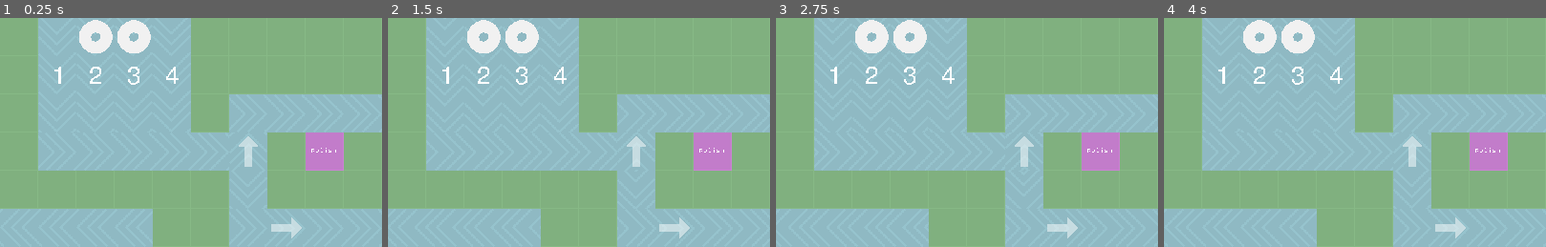
Above: before the commit, frames 1-4 (left to right).
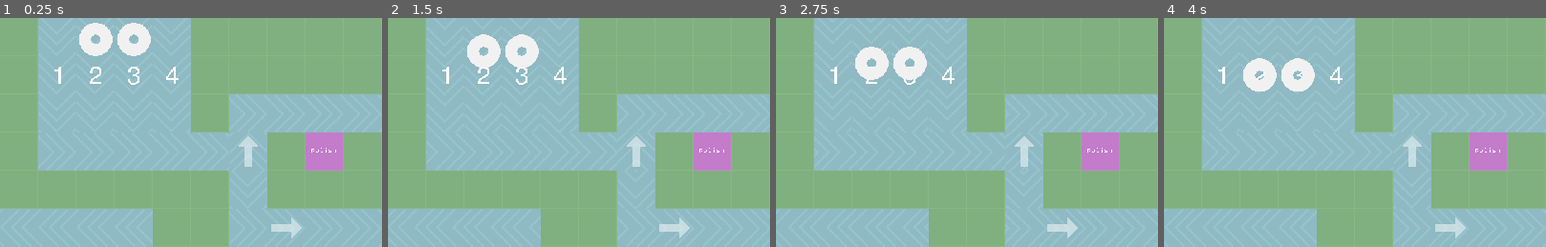
Above: after the commit, the same moments.

Repository: strawstack/CatCascade
Game: Godot game, scene res://main.tscn
Two runs of this game, one before a commit and one after it. Both use one fixed random seed, a clock stepped at 60 frames per second and the inputs below.
Inputs:
- Up to frame 1 (0.25 s): no input
- Up to frame 2 (1.5 s): tap 1 (1) at 0.6 s; tap 2 (2) at 0.8, 1.35 s
- Up to frame 3 (2.75 s): tap 3 (3) at 1.55, 2.1 s; tap 4 (4) at 2.3 s
- Up to frame 4 (4 s): tap 4 (4) at 2.85 s; tap A (a) at 3.05, 3.6 s; tap D (d) at 3.8 s
The pictures show only the part of the screen within x 0-50%, y 0-50%; the shares and areas given below are measured in that part.

The runs differ from the first frame. In frame 1, 0.5% of the frame differs, in the area x 20-40%, y 0-17%; in frame 2, 2.3%; in frame 3, 3.1%; in frame 4, 3.5%, in the area x 20-40%, y 0-33%.

Commit message:
working float algo with one bug logged to README. debug spawn timer added to test multiple tubes

Diff:
--- a/LudumDare53/GameController.gd
+++ b/LudumDare53/GameController.gd
@@ -3,10 +3,10 @@
 var tubeScene = load("res://tube.tscn")
 
 var waterTileNumToFacingLookup = {
-	7: Vector2(0, -1),
-	8: Vector2(1, 0),
-	5: Vector2(0, 1),
-	6: Vector2(-1, 0),
+	7: Vector2(0, -1), # up
+	8: Vector2(1, 0),  # right
+	5: Vector2(0, 1),  # down
+	6: Vector2(-1, 0), # left
 }
 
 var switchState = {
@@ -58,6 +58,8 @@
 	"f": [180, 270],
 }
 
+var tileVecHashToSwitchLetter = {}
+
 var tubeSpawnLocations = []
 
 # starting from endMarker tile contains pointers to previous tiles
@@ -85,6 +87,10 @@
 	switches["d"] = $switches/dSwitch
 	switches["f"] = $switches/fSwitch
 
+	for s in switches:
+		var switchTileVecHash = hashTile(posToTile(switches[s].position))
+		tileVecHashToSwitchLetter[switchTileVecHash] = switches[s]
+
 	arrows["q"] = $arrows/qArrow
 	arrows["w"] = $arrows/wArrow
 	arrows["e"] = $arrows/eArrow
@@ -109,6 +115,7 @@
 	spawnTube(3)
 
 	tubeMove()
+	$debugSpawn.start()
 
 func _process(_delta):
 
@@ -233,18 +240,83 @@
 	var spawnTileVec = posToTile(spawnVec)
 	var spawnTileVecHash = hashTile(spawnTileVec)
 	var tubeInstance = tubeScene.instance()
+	tubeInstance.get_node("Tween").connect("tween_all_completed", self, "_tube_tween_completed")
 	tubeLocations[spawnTileVecHash] = tubeInstance
 	tubeInstance.set_position(spawnVec)
 	$tubes.add_child(tubeInstance)
 
+func getWaterFacingDir(tileVec):
+	var lookup = [
+		Vector2(0, -1), # up
+		Vector2(1, 0),  # right
+		Vector2(0, 1),  # down
+		Vector2(-1, 0), # left
+	]
+	var tileVecHash = hashTile(tileVec)
+	var tileNumber = $Water.get_cellv(tileVec)
+	if tileNumber == -1: # It's a switch
+		var deg = floor(tileVecHashToSwitchLetter[tileVecHash].get_rotation_degrees() / 90)
+		return lookup[deg]
+	else: # Regular water tile
+		return waterTileNumToFacingLookup[tileNumber]
+
 func tubeMove():
-	pass
+	var tubeOrder = getTubeOrder()
+	for tubeHash in tubeOrder:
+		var tubeTileVec = unHashTile(tubeHash)
+		var facingDir = getWaterFacingDir(tubeTileVec)
+		var nextTileVec = tubeTileVec + facingDir
+		var nextTileVecHash = hashTile(nextTileVec)
+		if not (nextTileVecHash in tubeLocations):
+			var tube = tubeLocations[tubeHash]
+			tubeLocations.erase(tubeHash)
+			tubeLocations[nextTileVecHash] = tube
+			tubeTweenCount += 1
+
+			tube.move(
+				tileToPos(tubeTileVec),
+				tileToPos(nextTileVec)
+			)
+
+func _tube_tween_completed():
+	tubeTweenCount -= 1
+	if tubeTweenCount == 0:
+		tubeMove()
+
+func getTubeOrder():
+	var tubeOrder = []
+	var endTileVec = posToTile($endMarker.position)
+	var endTileVecHash = hashTile(endTileVec)
+	var seen = {}
+	seen[endTileVecHash] = true
+	var lst = []
+	lst.push_back(endTileVecHash)
+	while lst.size() > 0:
+
+		var tileVecHash = lst.pop_front()
+
+		if tileVecHash in tubeLocations:
+			tubeOrder.append(tileVecHash)
+
+		if tileVecHash in tileLinkList:
+			var upstreamTileLst = shuffleList(tileLinkList[tileVecHash])
+			for upstreamTileVec in upstreamTileLst:
+				var upstreamTileVecHash = hashTile(upstreamTileVec)
+				if not (upstreamTileVecHash in seen):
+					seen[upstreamTileVecHash] = true
+					lst.push_back(upstreamTileVecHash)
+
+	return tubeOrder
 
 func shuffleList(list):
 	var shuffledList = []
 	var indexList = range(list.size())
-	for i in range(list.size()):
+	for _i in range(list.size()):
 		var x = rng.randi() % indexList.size()
 		shuffledList.append(list[indexList[x]])
 		indexList.remove(x)
 	return shuffledList
+
+func _on_debugSpawn_timeout():
+	spawnTube(2)
+	spawnTube(4)
--- a/LudumDare53/main.tscn
+++ b/LudumDare53/main.tscn
@@ -432,3 +432,7 @@
 
 [node name="endMarker" type="Node2D" parent="."]
 position = Vector2( -32, 352 )
+
+[node name="debugSpawn" type="Timer" parent="."]
+wait_time = 48.0
+[connection signal="timeout" from="debugSpawn" to="." method="_on_debugSpawn_timeout"]
